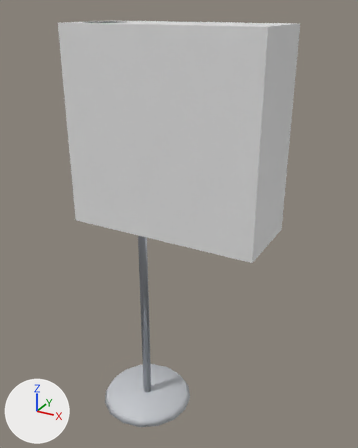
What one commit did to the glTF model internal/web/static/office/sets/modern/Deco_CoatRack.gltf.
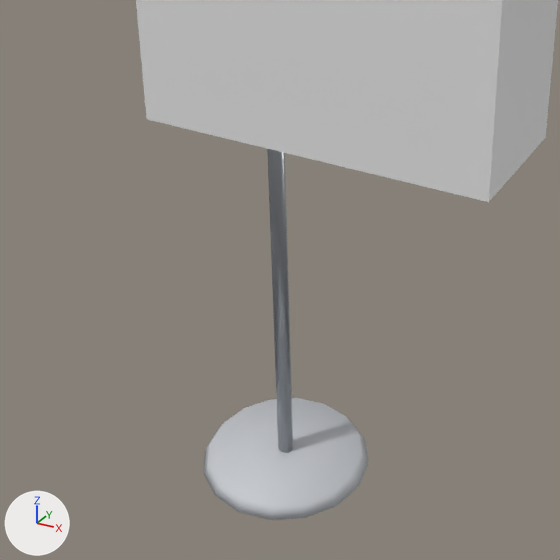
Each version is shown whole from a camera (50 mm lens) standing at (1.102, -1.668, 1.83) and looking at (0.163, 0.039, 0.976), then close up on the part from 0% to 81% of the width and 35% to 100% of the height. Lighting does not change. The marker at lower left points along +X, +Y and +Z. The older version's two pictures come first. Where no turn or scale is listed for an object, it has been applied to the vertices.

The scene before the commit, as lines of its bpy script (objects in view):
```python
mat_rs_bodydark = principled_material('RS_BodyDark')
mat_rs_bodydark.base_color = (0.552, 0.571, 0.604)  # light grey #c4c7cc
mat_rs_bodydark.roughness = 0.55
me_deco_coatrack = bpy.data.meshes.new('Deco_CoatRack')
me_deco_coatrack.from_pydata(...)  # 173 vertices, 294 faces; spans x -0.23..0.57, y -0.22..0.22, z 0.0..1.77
# faces by material slot: [60, 76, 48, 64, 46]
me_deco_coatrack.materials.append(mat_rs_bodydark)  # light grey #c4c7cc
me_deco_coatrack.materials.append(mat_rs_trim)  # light grey #b9bdc3
me_deco_coatrack.materials.append(mat_rs_jacket)  # dark red #5c1f26
me_deco_coatrack.materials.append(mat_rs_denim)  # dark blue #2e3f5c
me_deco_coatrack.materials.append(mat_rs_fabric_pink)  # pink #c2557e
me_deco_coatrack_col = bpy.data.meshes.new('Deco_CoatRack_COL')
me_deco_coatrack_col.from_pydata(...)  # a box spanning x -0.23..0.574, y -0.166..0.166, z 0.989..1.775
ob_deco_coatrack = bpy.data.objects.new('Deco_CoatRack', me_deco_coatrack)
ob_deco_coatrack.location = (0.0, 0.0, 0.0)
ob_deco_coatrack_col = bpy.data.objects.new('Deco_CoatRack_COL', me_deco_coatrack_col)
ob_deco_coatrack_col.location = (0.0, 0.0, 0.0)
```
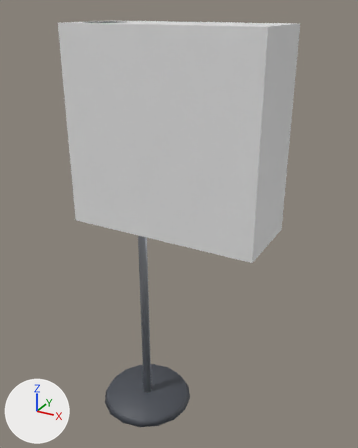
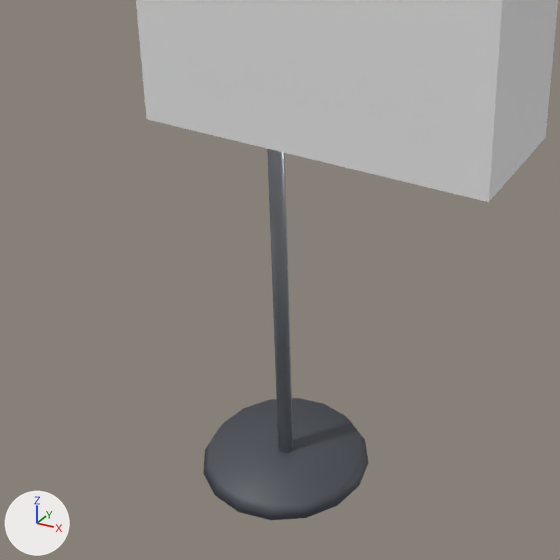
What differs and where, as boxes [x1, y1, x2, y2] in the close-ups (560 x 560 px):
'Deco_CoatRack', recoloured (light grey to dark grey): [203, 266, 368, 520] in both

The change, as a diff of the scene's bpy script:
```diff
--- a/internal/web/static/office/sets/modern/Deco_CoatRack.gltf.py
+++ b/internal/web/static/office/sets/modern/Deco_CoatRack.gltf.py
@@ mat_rs_bodydark @@
 mat_rs_bodydark = principled_material('RS_BodyDark')
-mat_rs_bodydark.base_color = (0.552, 0.571, 0.604)  # light grey #c4c7cc
+mat_rs_bodydark.base_color = (0.0704, 0.0782, 0.0953)  # dark grey #4b4f57
 mat_rs_bodydark.roughness = 0.55
```
